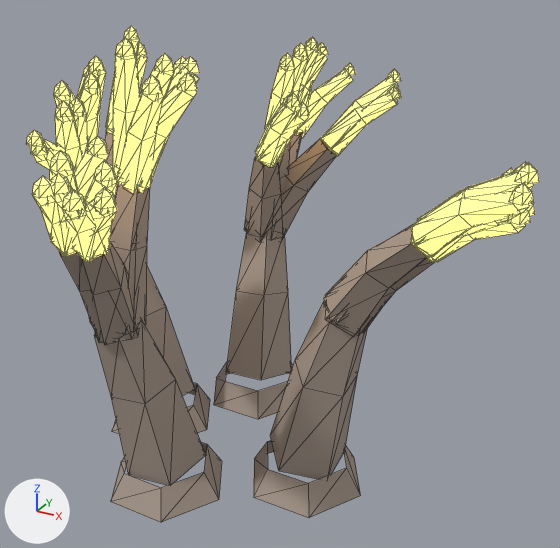
Two versions of the glTF model assets/models/glowing_mushroom/coral_v01.glb, one commit apart.
One viewpoint serves both versions: a 50 mm camera at (1.089, -1.705, 1.443) aimed at (0.175, -0.043, 0.612). The lights are fixed; the arrows at lower left show +X, +Y and +Z. The picture after the commit comes second. Mesh edges are drawn as thin lines.

In view in the first picture: 'mushroom_coral_flesh_nocol', 'mushroom_coral_glow_nocol'.
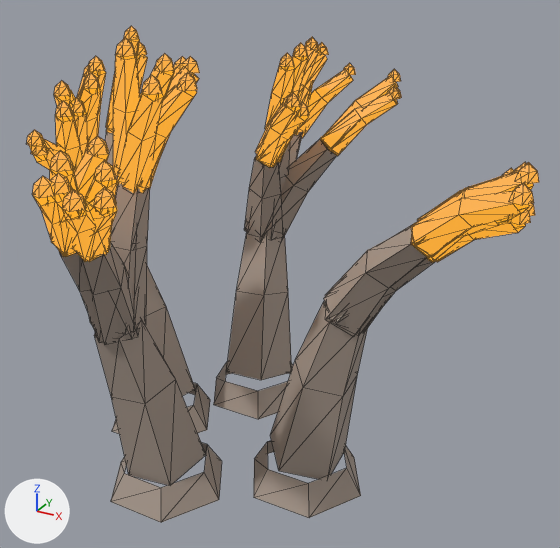
Pixel boxes [x1, y1, x2, y2] of what changed, in the pictures (560 x 548 px):
'mushroom_coral_glow_nocol', recoloured, surface changed (darker)
    both: [27, 26, 539, 263]

The edits, one by one:
In material 'MushroomGlow_coral_v01' (mat_mushroomglow_coral_v01), emission_color goes from (1.0, 0.63, 0.19) (orange #ffd079) to (0.895, 0.376, 0.0179) (orange #f3a524).
In material 'MushroomGlow_coral_v01' (mat_mushroomglow_coral_v01), emission_strength goes from 1.636 to 1.0.
